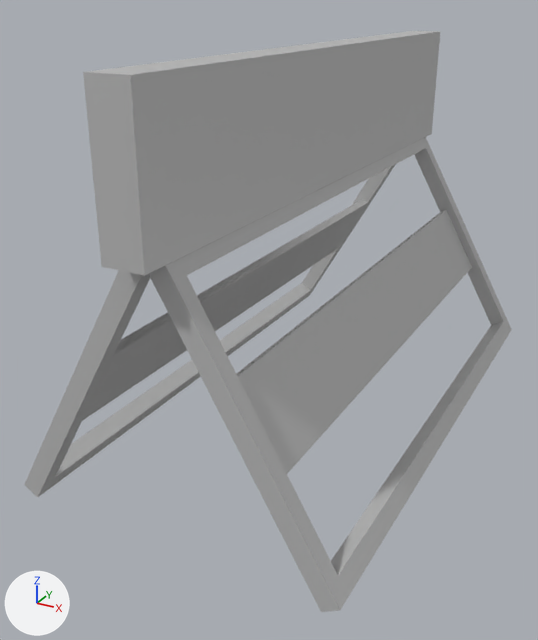
The FBX model Pronay's Assets/3D Assets/Barricade/Barricade2.fbx as it was, and as the next commit left it.
Camera for both pictures: a 50 mm lens placed at (0.0857, -0.1845, 0.1254), pointed at (-0.0077, -0.0147, 0.0405). The axes (+X, +Y, +Z) are drawn at lower left. The lights are the same throughout. Where no turn or scale is listed for an object, it has been applied to the vertices.
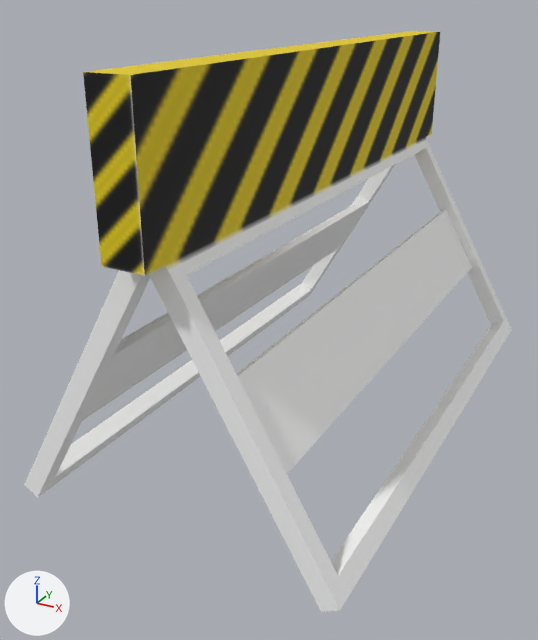
The change in detail:
Picture 'Texture3.jpg' (img_texture3_jpg) is new.
Material 'blinn1' (mat_blinn1) is new.
Its texture is img_texture3_jpg.
Its roughness is 0.749.
me_mesh has 89 vertices, 93 faces and spans x -0.043..0.043, y -0.084..0.084, z -0.052..0.052.
me_mesh no longer uses material mat_lambert1 (grey #bcbcbc).
me_mesh now uses material mat_blinn1 (picture img_texture3_jpg).

Pixel boxes (x1, y1, x2, y2) of what changed, in the pictures (538 x 640 px):
'pCube4', recoloured: (24, 31, 512, 612) in both
